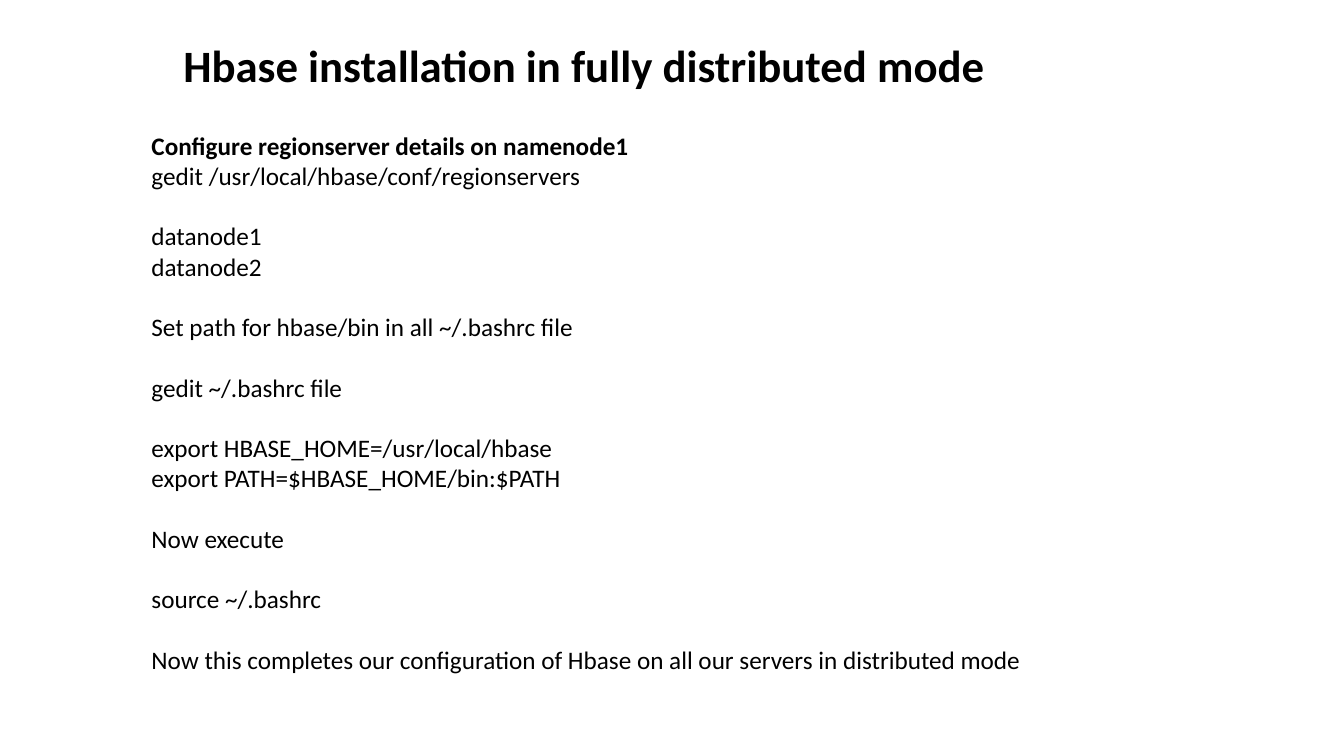
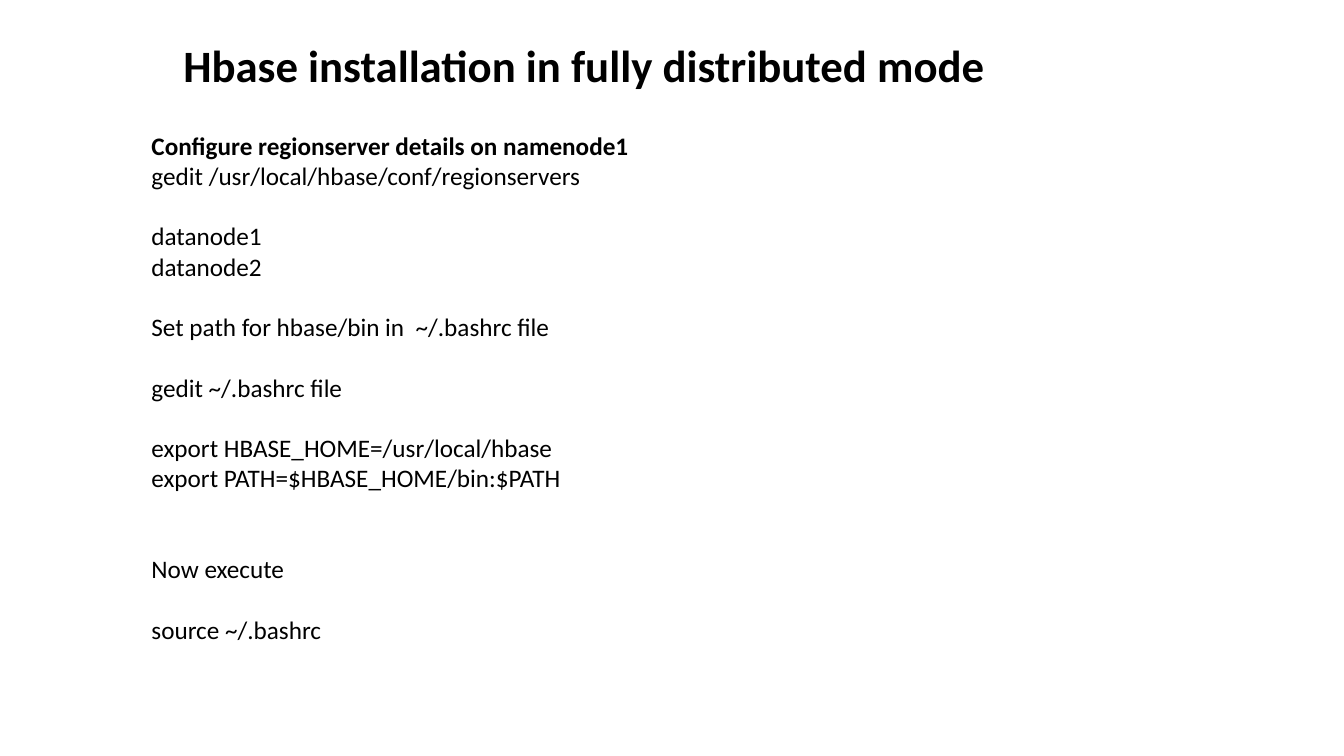
Before and after one commit to aashmishra/Bigdata_ppt, a slide deck: slide 10 of hbase.pptx (slide 11 before the commit). Drawn at 1344x756 pixels with LibreOffice and Linux fonts; fonts in the diff are those of the drawing. Boxes give left, top, right and bottom in pixels: in the first picture for what was removed or moved away, otherwise in the second. Text is boxed around its words. In the diff, an @@ line names an element or a change of style, - is before the commit and + after.

```diff
--- a/hbase.pptx
+++ b/hbase.pptx
@@ text at (x1=151, y1=318, x2=549, y2=340): text changed @@
-Set path for hbase/bin in all ~/.bashrc file
+Set path for hbase/bin in ~/.bashrc file
@@ text at (x1=151, y1=651, x2=1020, y2=674): paragraph removed @@
-Now this completes our configuration of Hbase on all our servers in distributed mode
```
Also in this commit, not shown: 5 other slides changed, 5 slides added, 2 slides removed.
